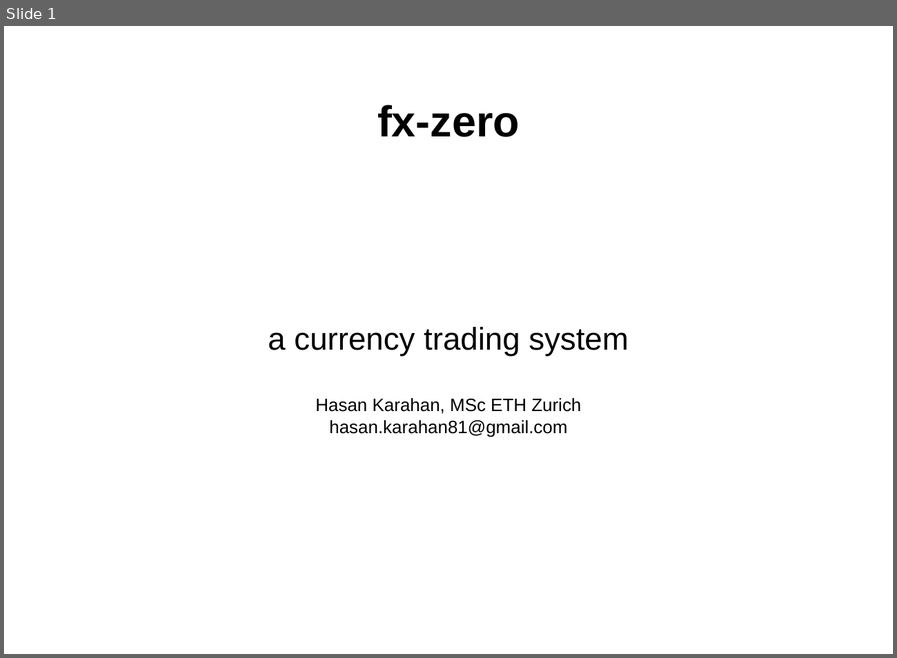
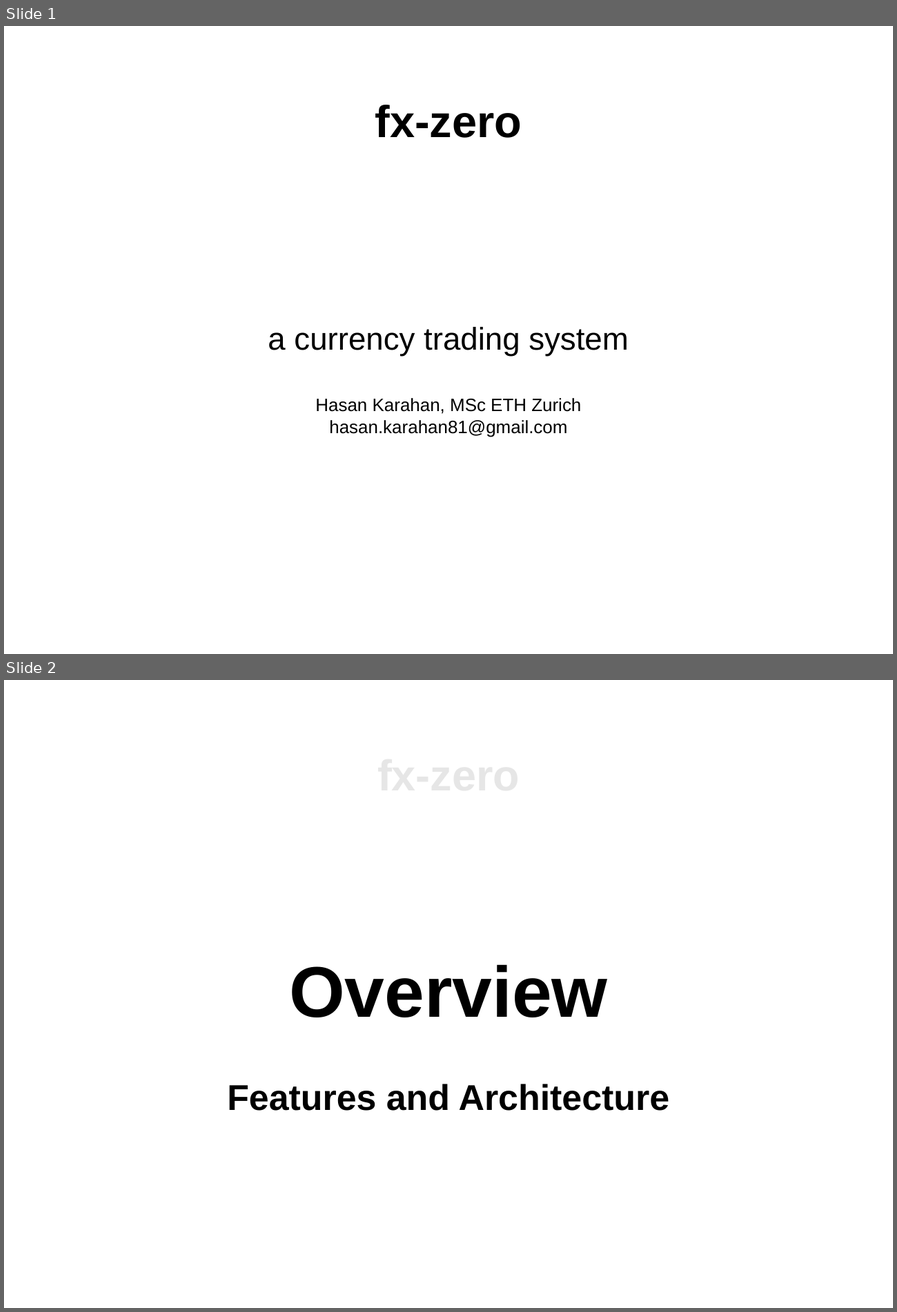
Before and after one commit to hsk81/fx-zero, a slide deck: doc/presentation/fx-zero.odp. Shown one above the other, each under a label of ours: slide 1 before the commit, slides 1 and 2 after it. The pictures are 897x658 and 897x1312 pixels, drawn with LibreOffice and Linux fonts; fonts in the diff are those of the drawing. Boxes give left, top, right and bottom in pixels: in the first picture for what was removed or moved away, otherwise in the second. Text is boxed around its words. In the diff, an @@ line names an element or a change of style, - is before the commit and + after.

Commit message:
Have extended the presentation by introducing a concept of presentation (overview, component functionality and communication, and component details).

```diff
--- a/doc/presentation/fx-zero.odp
+++ b/doc/presentation/fx-zero.odp
@@ slide 2 added at (4, 680, 893, 1308), background #FFFFFF @@
@@ subtitle added at (227, 964, 670, 1111), 48 pt, text #000000, bold @@
+Overview
+Features and Architecture
@@ slide 1 changed as well @@
@@ title "fx-zero" at (375, 105, 522, 138): size 58.1 to 60 pt @@
```
Also in this commit, not shown: 4 other slides changed, 10 other slides added, 3 other files.
